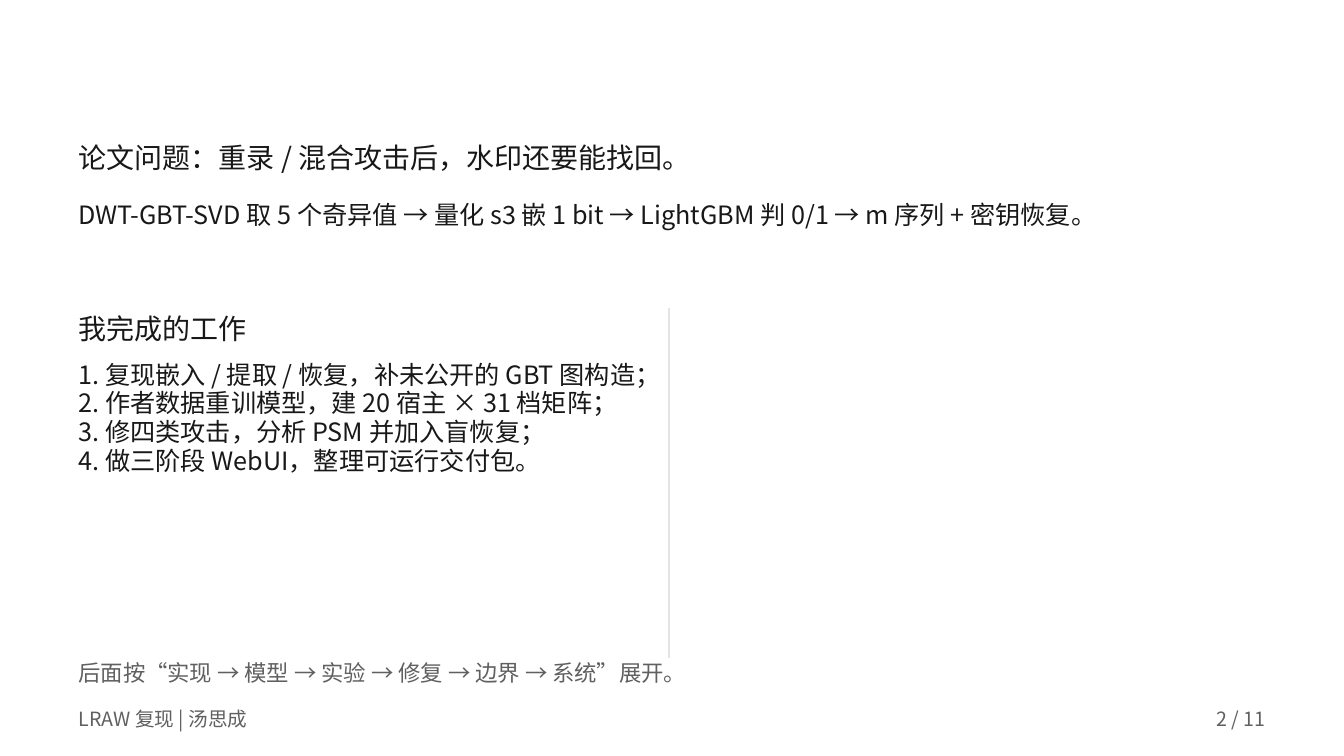
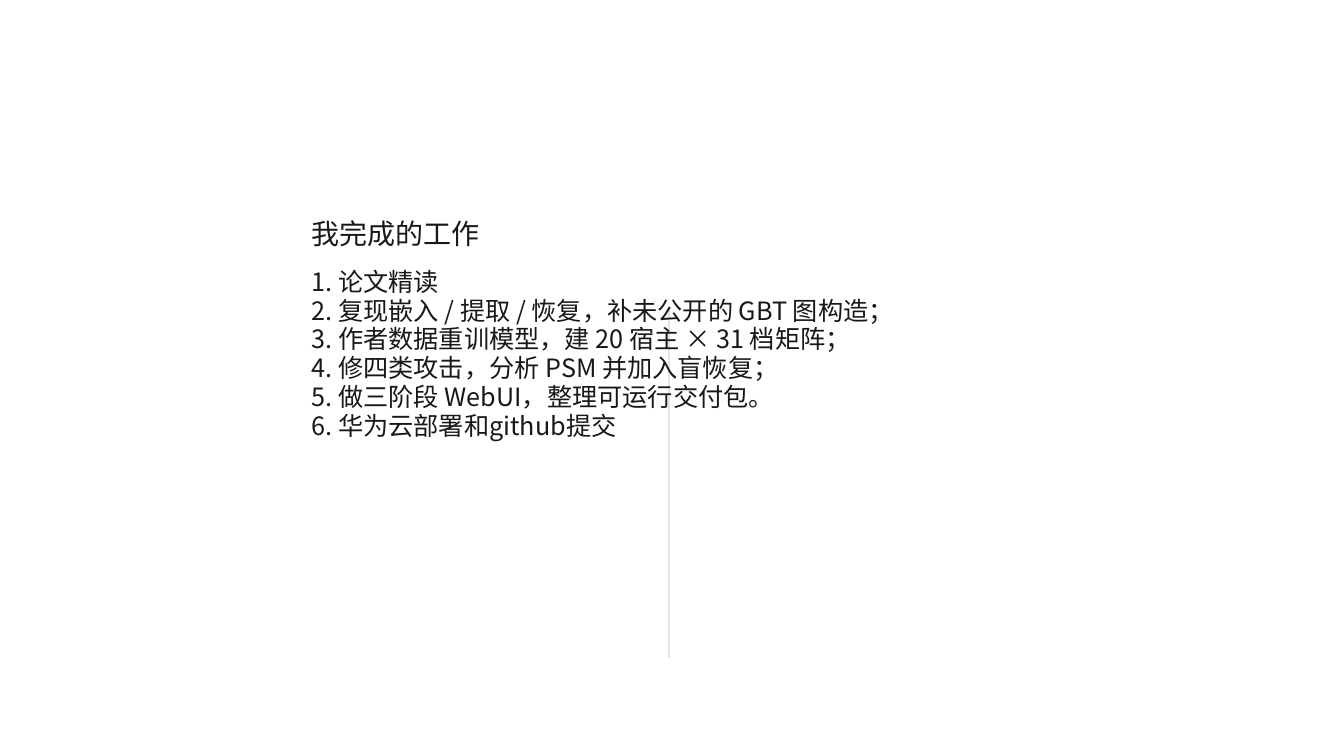
Before and after one commit to lym-lab/algorithm_research_frontend, a slide deck: slide 2 of docs/实验汇报.pptx. Drawn at 1344x756 pixels with LibreOffice and Linux fonts; fonts in the diff are those of the drawing. Boxes give left, top, right and bottom in pixels: in the first picture for what was removed or moved away, otherwise in the second. Text is boxed around its words. In the diff, an @@ line names an element or a change of style, - is before the commit and + after.

Commit message:
修改了一下实验汇报ppt

```diff
--- a/docs/实验汇报.pptx
+++ b/docs/实验汇报.pptx
@@ text removed at bbox=[78, 144, 691, 171] @@
-论文问题：重录 / 混合攻击后，水印还要能找回。
@@ text removed at bbox=[78, 202, 1096, 230] @@
-DWT-GBT-SVD 取 5 个奇异值 → 量化 s3 嵌 1 bit → LightGBM 判 0/1 → m 序列 + 密钥恢复。
@@ text "我完成的工作": place and size @@
-text "我完成的工作" at bbox=[78, 315, 246, 342]
+text "我完成的工作" at bbox=[312, 220, 480, 247]
@@ text at bbox=[312, 269, 894, 441]: text changed @@
-1. 复现嵌入 / 提取 / 恢复，补未公开的 GBT 图构造；
-2. 作者数据重训模型，建 20 宿主 × 31 档矩阵；
-3. 修四类攻击，分析 PSM 并加入盲恢复；
-4. 做三阶段 WebUI，整理可运行交付包。
+1. 论文精读
+2. 复现嵌入 / 提取 / 恢复，补未公开的 GBT 图构造；
+3. 作者数据重训模型，建 20 宿主 × 31 档矩阵；
+4. 修四类攻击，分析 PSM 并加入盲恢复；
+5. 做三阶段 WebUI，整理可运行交付包。
+6. 华为云部署和github提交
@@ text removed at bbox=[78, 662, 686, 683] @@
-后面按“实现 → 模型 → 实验 → 修复 → 边界 → 系统”展开。
@@ text removed at bbox=[78, 709, 248, 728] @@
-LRAW 复现 | 汤思成
@@ text removed at bbox=[1216, 711, 1266, 726] @@
-2 / 11
```
Also in this commit, not shown: 1 other slide changed, 1 other file.
